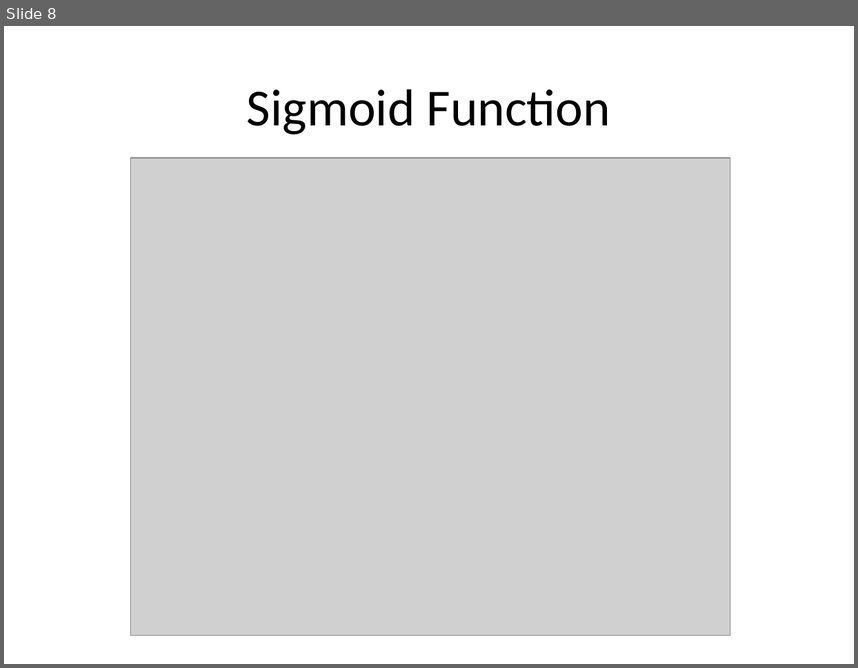
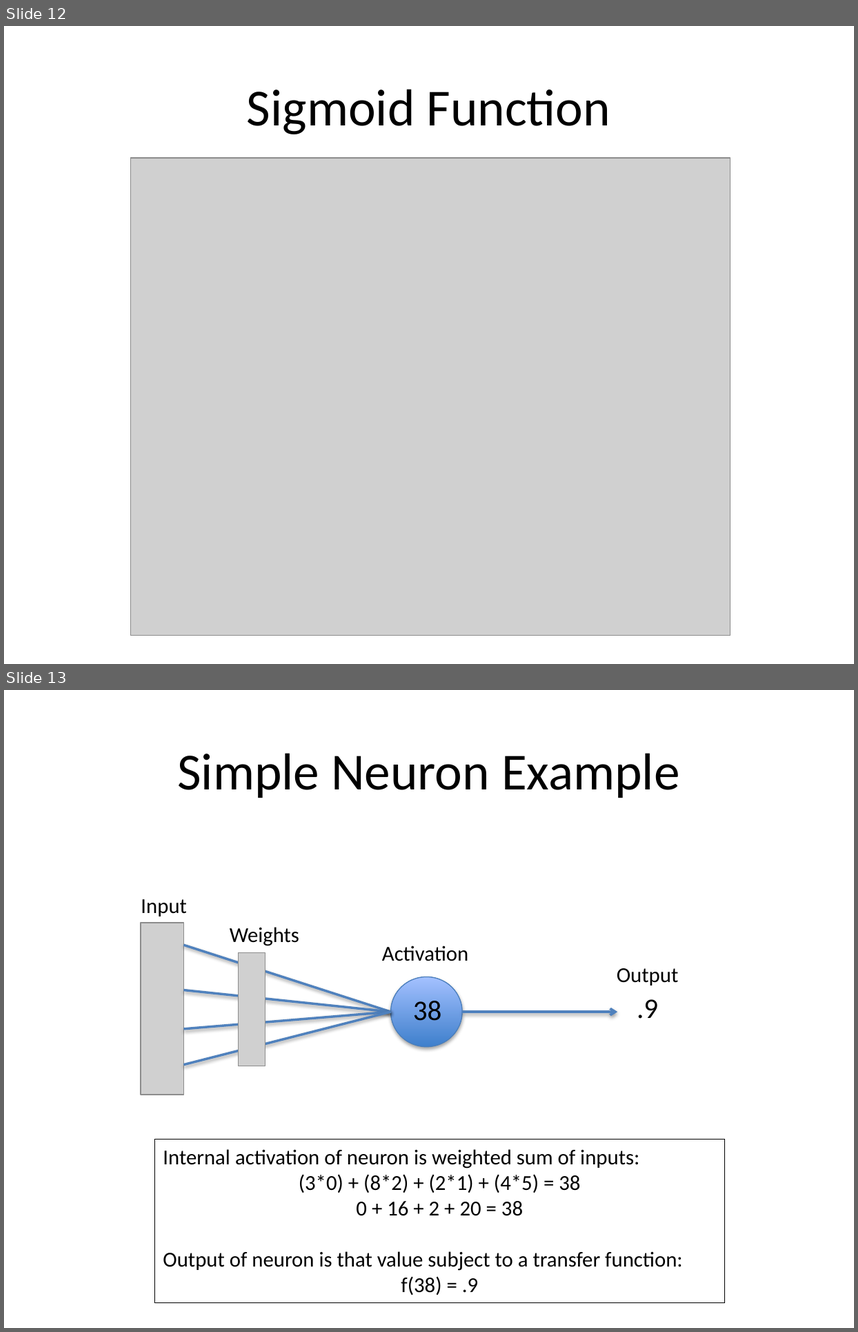
Before and after one commit to dlacombejr/MPCR_demo, a slide deck: aNN_presentation.pptx. Shown one above the other, each under a label of ours: slide 8 before the commit, slides 12 and 13 after it. The pictures are 858x668 and 858x1332 pixels, drawn with LibreOffice and Linux fonts; fonts in the diff are those of the drawing; grey boxes stand for pictures. Boxes give left, top, right and bottom in pixels: in the first picture for what was removed or moved away, otherwise in the second. Text is boxed around its words. In the diff, an @@ line names an element or a change of style, - is before the commit and + after.

```diff
--- a/aNN_presentation.pptx
+++ b/aNN_presentation.pptx
@@ slide 13 added at (x1=4, y1=690, x2=854, y2=1328), background #FFFFFF @@
@@ title added at (x1=177, y1=753, x2=680, y2=798), 44 pt, text #000000 @@
+Simple Neuron Example
@@ text added at (x1=141, y1=899, x2=186, y2=916), 18 pt, text #000000 @@
+Input
@@ picture added at (x1=141, y1=922, x2=184, y2=1094) @@
@@ text added at (x1=230, y1=927, x2=299, y2=946), 18 pt, text #000000 @@
+Weights
@@ line added from (183, 945) to (391, 1012), #4F81BD 2 pt @@
@@ picture added at (x1=239, y1=953, x2=266, y2=1066) @@
@@ text added at (x1=382, y1=945, x2=468, y2=961), 18 pt, text #000000 @@
+Activation
@@ ellipse added at (x1=391, y1=976, x2=462, y2=1046), fill gradient #3F80CE to #A4C4FF, outline #4B7EBC 0.75 pt @@
@@ text added at (x1=617, y1=968, x2=678, y2=985), 18 pt, text #000000 @@
+Output
@@ line added from (183, 990) to (391, 1012), #4F81BD 2 pt @@
@@ text added at (x1=637, y1=999, x2=658, y2=1018), 24 pt, text #000000 @@
+.9
@@ line added from (183, 1028) to (391, 1012), #4F81BD 2 pt @@
@@ line added from (183, 1064) to (391, 1012), #4F81BD 2 pt @@
@@ text added at (x1=413, y1=1000, x2=442, y2=1021), 24 pt, text #000000 @@
+38
@@ arrow added from (462, 1012) to (618, 1012), #4F81BD 2 pt @@
@@ rectangle added at (x1=154, y1=1138, x2=725, y2=1302), outline #000000 0.75 pt, 18 pt, text #000000 @@
+Internal activation of neuron is weighted sum of inputs:
+(3*0) + (8*2) + (2*1) + (4*5) = 38
+0 + 16 + 2 + 20 = 38
+Output of neuron is that value subject to a transfer function:
+f(38) = .9
@@ what was slide 8 is now slide 12 @@
```
Also in this commit, not shown: 13 slides changed, 8 other slides added, 3 other files.
